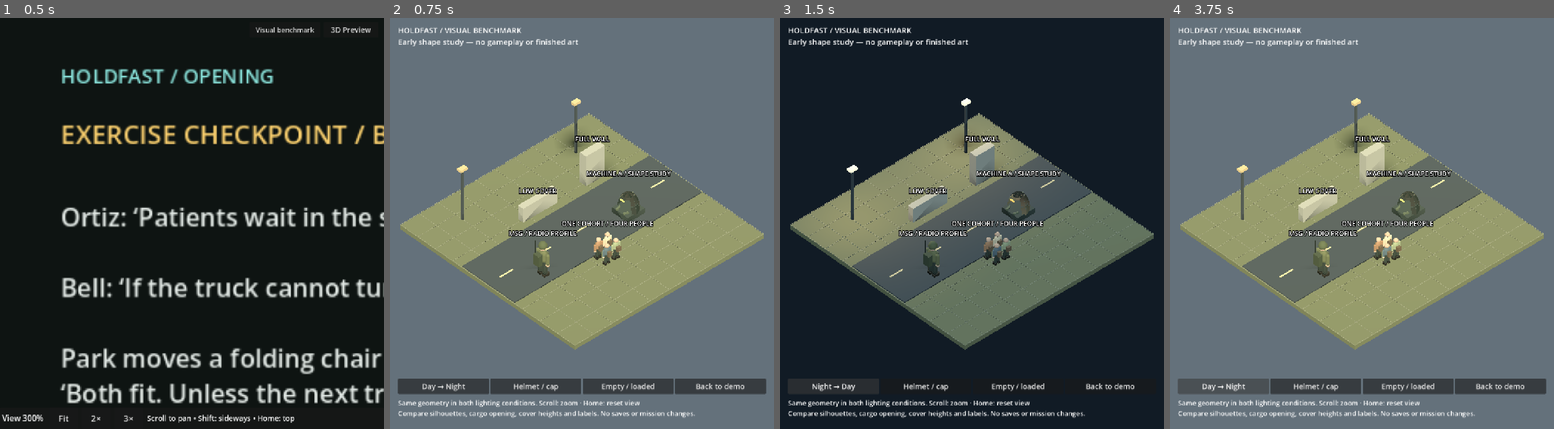
Above: before the commit, frames 1-4 (left to right).
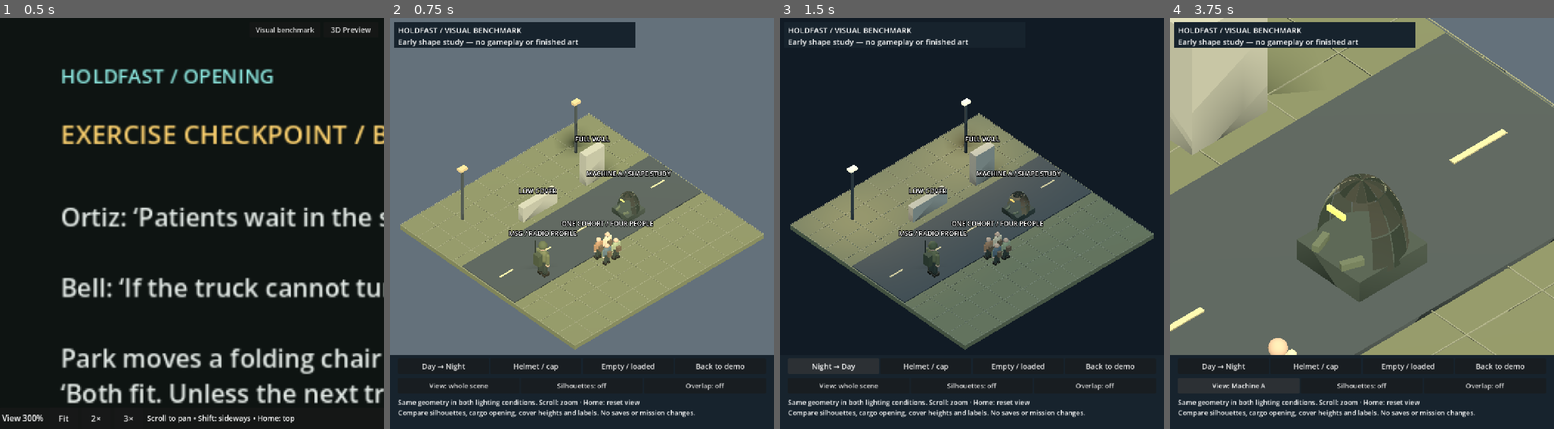
Above: after the commit, the same moments.

Repository: sgoold-shannon/HOLDFAST
Game: Godot game, scene res://farm_final.tscn
Two runs of this game, one before a commit and one after it. Both use one fixed random seed, a clock stepped at 60 frames per second and the inputs below.
Inputs (mouse positions are in pixels of both pictures, inside the frame that each line leads up to):
- Up to frame 1 (0.5 s): no input
- Up to frame 2 (0.75 s): click "Visual benchmark" at 0.5 s
- Up to frame 3 (1.5 s): click "Day → Night" at 1.25 s
- Up to frame 4 (3.75 s): click "Night → Day" at 2 s; click (1239, 383) at 2.75 s, where only the run after the commit has a clickable "View: whole scene"; click (1239, 383) at 3.5 s, where only the run after the commit has a clickable "View: soldier"

Frame 1 is identical in both runs. In frame 2, 21% of the frame differs, in the area x 0-100%, y 1-100%; in frame 3, 2.7%; in frame 4, 90%, in the area x 0-100%, y 0-100%.

Commit message:
Add benchmark close-up, silhouette and overlap inspection

Diff:
--- a/holdfast/presentation3d/visual_benchmark.gd
+++ b/holdfast/presentation3d/visual_benchmark.gd
@@ -1,5 +1,16 @@
 extends Node3D
 ## Design blockout only. No encounter controller, commands, saves or collision rules.
+var soldier: Node3D
+var machine: Node3D
+var civilians: Array[Node3D] = []
+var silhouettes := false
+var overlap := false
+var focus_index := 0
+var original_materials: Dictionary = {}
+var inspection_labels: Array[Label3D] = []
+var focus_button: Button
+var silhouette_button: Button
+var overlap_button: Button
 var camera: Camera3D
 var environment: Environment
 var sun: DirectionalLight3D
@@ -48,6 +59,7 @@
 	l.billboard = BaseMaterial3D.BILLBOARD_ENABLED
 	l.no_depth_test = true
 	add_child(l)
+	inspection_labels.append(l)
 func capsule(parent: Node3D, at: Vector3, radius: float, height: float, color: String) -> MeshInstance3D:
 	var m := CapsuleMesh.new()
 	m.radius = radius
@@ -128,7 +140,7 @@
 	box(self,Vector3(2.4,0.75,-2),Vector3(1,1.5,0.35),"999b8f")
 	label("LOW COVER",Vector3(-0.5,1,-2))
 	label("FULL WALL",Vector3(2.4,2,-2))
-	var soldier := person(Vector3(-3,0,1),"646a4d")
+	soldier = person(Vector3(-3,0,1),"646a4d")
 	soldier.rotation.y = -PI/2
 	box(soldier,Vector3(0,0.92,0.25),Vector3(0.32,0.5,0.23),"444d3c")
 	box(soldier,Vector3(-0.15,1.45,0.25),Vector3(0.025,0.7,0.025),"292f29")
@@ -138,6 +150,7 @@
 	label("MSG / RADIO PROFILE",Vector3(-3,2.1,1))
 	for i in range(4):
 		var civilian := person(Vector3(-0.7+(i%2)*0.48,0,1.7+(i/2)*0.48),["98785c","c2b89b","596a70","8d9778"][i],0.65)
+		civilians.append(civilian)
 		box(civilian,Vector3(0,0.88,0.23),Vector3(0.26,0.35,0.17),"655846")
 	label("ONE COHORT / FOUR PEOPLE",Vector3(-0.5,1.8,2))
 	build_machine(Vector3(2,0,0.5))
@@ -158,7 +171,7 @@
 	build_hud()
 	apply_light()
 func build_machine(at: Vector3) -> void:
-	var machine := Node3D.new()
+	machine = Node3D.new()
 	machine.position = at
 	machine.rotation.y = PI/2
 	add_child(machine)
@@ -183,16 +196,28 @@
 func build_hud() -> void:
 	var layer := CanvasLayer.new()
 	add_child(layer)
+	var header_bg := ColorRect.new()
+	header_bg.color = Color("17232d")
+	header_bg.position = Vector2(12,12)
+	header_bg.size = Vector2(720,78)
+	header_bg.mouse_filter = Control.MOUSE_FILTER_IGNORE
+	layer.add_child(header_bg)
 	var title := Label.new()
 	title.position = Vector2(24,20)
 	title.text = "HOLDFAST / VISUAL BENCHMARK\nEarly shape study — no gameplay or finished art"
 	title.add_theme_font_size_override("font_size",23)
 	layer.add_child(title)
+	var controls_bg := ColorRect.new()
+	controls_bg.color = Color("17232d")
+	controls_bg.set_anchors_and_offsets_preset(Control.PRESET_BOTTOM_WIDE)
+	controls_bg.offset_top = -220
+	controls_bg.mouse_filter = Control.MOUSE_FILTER_IGNORE
+	layer.add_child(controls_bg)
 	var panel := VBoxContainer.new()
 	panel.set_anchors_and_offsets_preset(Control.PRESET_BOTTOM_WIDE)
 	panel.offset_left = 24
 	panel.offset_right = -24
-	panel.offset_top = -150
+	panel.offset_top = -210
 	panel.add_theme_constant_override("separation",12)
 	layer.add_child(panel)
 	var row := HBoxContainer.new()
@@ -215,6 +240,25 @@
 				cargo_label = button
 				button.pressed.connect(toggle_cargo)
 			_: button.pressed.connect(close)
+	var inspect_row := HBoxContainer.new()
+	panel.add_child(inspect_row)
+	for action in ["View: whole scene","Silhouettes: off","Overlap: off"]:
+		var button := Button.new()
+		button.text = action
+		button.size_flags_horizontal = Control.SIZE_EXPAND_FILL
+		button.custom_minimum_size.y = 46
+		button.add_theme_font_size_override("font_size",20)
+		inspect_row.add_child(button)
+		match action:
+			"View: whole scene":
+				focus_button = button
+				button.pressed.connect(cycle_focus)
+			"Silhouettes: off":
+				silhouette_button = button
+				button.pressed.connect(toggle_silhouettes)
+			_:
+				overlap_button = button
+				button.pressed.connect(toggle_overlap)
 	status = Label.new()
 	status.add_theme_font_size_override("font_size",20)
 	status.text = "Same geometry in both lighting conditions. Scroll: zoom · Home: reset view\nCompare silhouettes, cargo opening, cover heights and labels. No saves or mission changes."
@@ -232,6 +276,7 @@
 	for light in lamps: light.light_energy = 1.7 if night else 0.0
 	for glow in fixture_materials: glow.emission_energy_multiplier = 1.0 if night else 0.0
 	phase_label.text = "Night → Day" if night else "Day → Night"
+	if silhouettes: environment.background_color = Color("dadada")
 func toggle_headgear() -> void:
 	helmet.visible = not helmet.visible
 	cap.visible = not helmet.visible
@@ -241,9 +286,11 @@
 	cargo_label.text = "Loaded → Empty" if cargo.visible else "Empty → Loaded"
 func _unhandled_input(event: InputEvent) -> void:
 	if event is InputEventMouseButton and event.pressed:
-		if event.button_index==MOUSE_BUTTON_WHEEL_UP: camera.size = maxf(7,camera.size-0.5)
+		if event.button_index==MOUSE_BUTTON_WHEEL_UP: camera.size = maxf(3,camera.size-0.5)
 		if event.button_index==MOUSE_BUTTON_WHEEL_DOWN: camera.size = minf(20,camera.size+0.5)
-	if event is InputEventKey and event.pressed and event.keycode==KEY_HOME: camera.size = 16
+	if event is InputEventKey and event.pressed and event.keycode==KEY_HOME:
+		focus_index = 0
+		apply_focus()
 func close() -> void:
 	if get_tree().current_scene==self: get_tree().change_scene_to_file("res://farm_final.tscn")
 	else: queue_free()
@@ -253,3 +300,43 @@
 		readability.set_process_input(true)
 		for child in readability.get_children():
 			if child is CanvasLayer: child.visible = true
+
+func cycle_focus() -> void:
+	focus_index = (focus_index+1)%4
+	apply_focus()
+func apply_focus() -> void:
+	var target := Vector3(0,0.3,0)
+	match focus_index:
+		1: target = soldier.position+Vector3(0,0.8,0)
+		2: target = machine.position+Vector3(0,0.5,0)
+		3: target = Vector3(-0.5,0.6,2)
+	camera.position = target+Vector3(-12,14.7,13)
+	camera.look_at(target)
+	camera.size = 16 if focus_index==0 else 4
+	focus_button.text = "View: "+["whole scene","soldier","Machine A","cohort"][focus_index]
+	update_inspection_labels()
+func update_inspection_labels() -> void:
+	for l in inspection_labels: l.visible = not silhouettes and focus_index==0 and not overlap
+func toggle_overlap() -> void:
+	overlap = not overlap
+	soldier.position = Vector3(-0.46,0,1.94) if overlap else Vector3(-3,0,1)
+	overlap_button.text = "Overlap: on" if overlap else "Overlap: off"
+	apply_focus()
+	status.text = "Overlap study: soldier shares cohort space. Visual occlusion is not a movement-rule change.\nHome: wide view · Scroll: zoom · Back preserves your demo." if overlap else "Same geometry in day/night. View cycles scene, soldier, machine and cohort.\nSilhouettes remove color/detail. Home: wide view · Scroll: zoom."
+func toggle_silhouettes() -> void:
+	silhouettes = not silhouettes
+	if silhouettes:
+		for node in find_children("*","MeshInstance3D",true,false):
+			original_materials[node] = node.material_override
+			var actor: bool = soldier.is_ancestor_of(node) or machine.is_ancestor_of(node)
+			for civilian in civilians: actor = actor or civilian.is_ancestor_of(node)
+			var flat := mat("151515" if actor else "d7d7d7")
+			flat.shading_mode = BaseMaterial3D.SHADING_MODE_UNSHADED
+			flat.cull_mode = BaseMaterial3D.CULL_DISABLED
+			node.material_override = flat
+	else:
+		for node in original_materials: node.material_override = original_materials[node]
+		original_materials.clear()
+	silhouette_button.text = "Silhouettes: on" if silhouettes else "Silhouettes: off"
+	update_inspection_labels()
+	apply_light()
--- a/holdfast/tests/test_visual_benchmark.gd
+++ b/holdfast/tests/test_visual_benchmark.gd
@@ -22,6 +22,28 @@
 		await process_frame
 		await RenderingServer.frame_post_draw
 		root.get_texture().get_image().save_png("/private/tmp/holdfast-benchmark-day.png")
+	var shell_material = scene.machine_lamp.material_override
+	scene.cycle_focus()
+	expect(scene.focus_index==1 and scene.camera.size==4,"Soldier close-up focuses without moving actors")
+	scene.cycle_focus()
+	expect(scene.focus_index==2,"Machine inspection available")
+	scene.toggle_silhouettes()
+	expect(scene.silhouettes and scene.machine_lamp.material_override!=shell_material,"Silhouette mode replaces surface detail")
+	if OS.get_environment("HOLDFAST_CAPTURE_BENCHMARK")=="1":
+		await process_frame
+		await RenderingServer.frame_post_draw
+		root.get_texture().get_image().save_png("/private/tmp/holdfast-inspection-machine.png")
+	scene.toggle_silhouettes()
+	expect(scene.machine_lamp.material_override==shell_material,"Inspection restores original materials exactly")
+	scene.cycle_focus()
+	scene.toggle_overlap()
+	expect(scene.overlap and scene.soldier.position==Vector3(-0.46,0,1.94),"Overlap test places soldier in cohort space")
+	if OS.get_environment("HOLDFAST_CAPTURE_BENCHMARK")=="1":
+		await process_frame
+		await RenderingServer.frame_post_draw
+		root.get_texture().get_image().save_png("/private/tmp/holdfast-inspection-overlap.png")
+	scene.toggle_overlap()
+	expect(scene.soldier.position==Vector3(-3,0,1),"Leaving overlap restores original placement")
 	scene.close()
 	await process_frame
 	await process_frame
Not shown, changed: docs/presentation-plan.md
